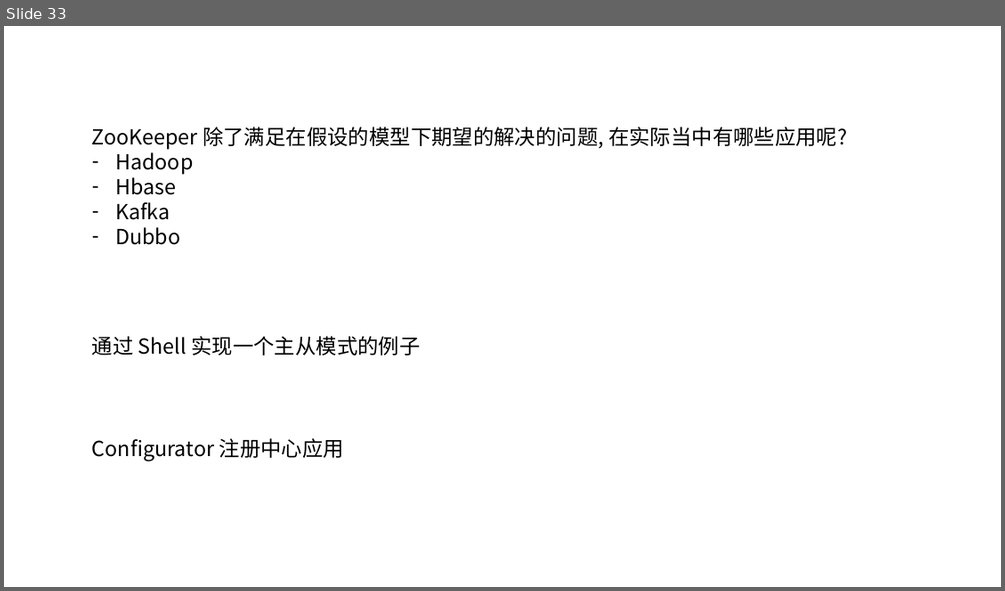
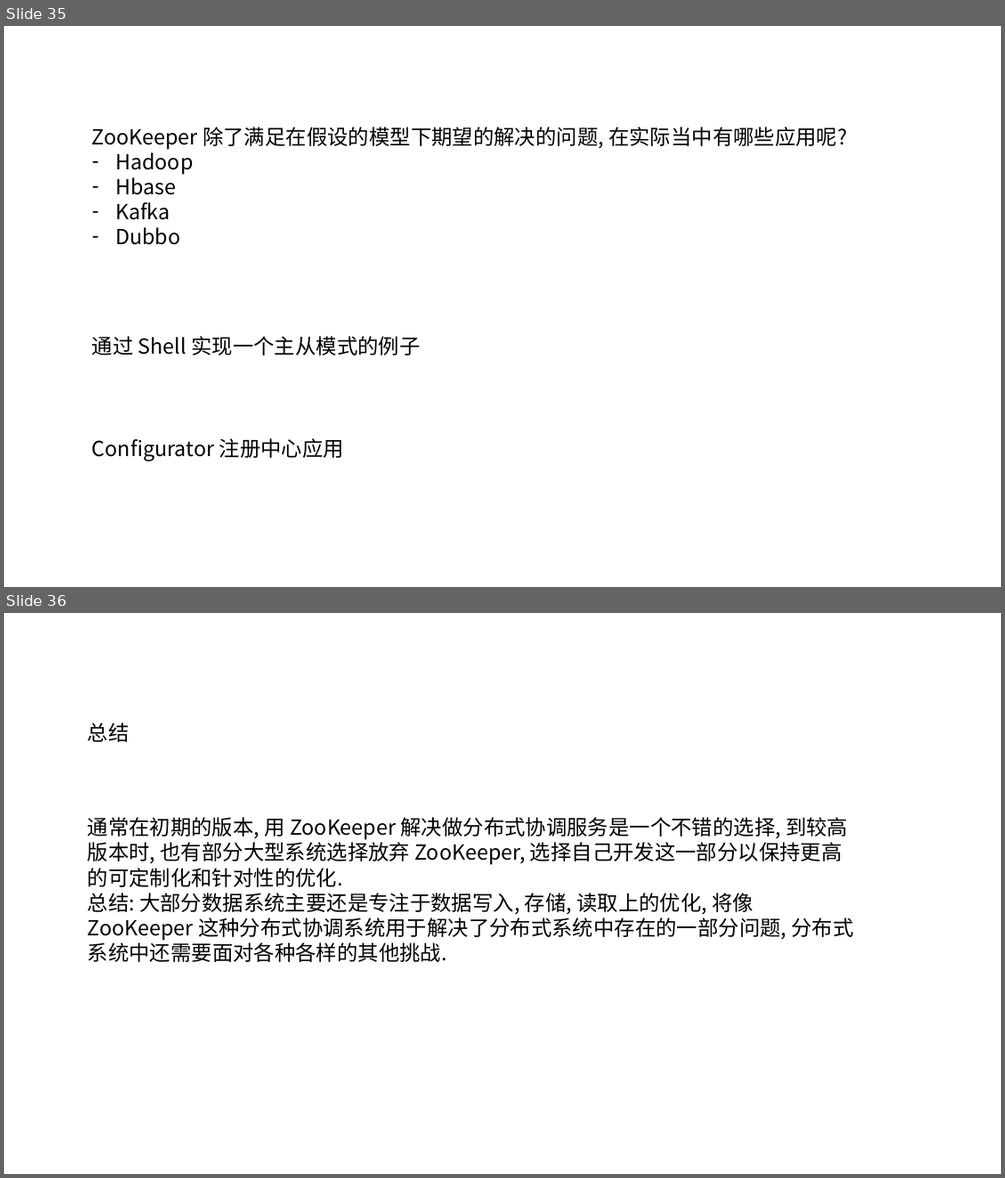
Before and after one commit to zozospider/note, a slide deck: data-system/ZooKeeper_share1_v5.pptx. Shown one above the other, each under a label of ours: slide 33 before the commit, slides 35 and 36 after it. The pictures are 1005x591 and 1005x1178 pixels, drawn with LibreOffice and Linux fonts; fonts in the diff are those of the drawing. Boxes give left, top, right and bottom in pixels: in the first picture for what was removed or moved away, otherwise in the second. Text is boxed around its words. In the diff, an @@ line names an element or a change of style, - is before the commit and + after.

```diff
--- a/data-system/ZooKeeper_share1_v5.pptx
+++ b/data-system/ZooKeeper_share1_v5.pptx
@@ slide 36 added at [4, 613, 1001, 1174], background #FFFFFF @@
@@ text added at [88, 722, 129, 742], 20 pt, text #000000 @@
+总结
@@ text added at [88, 817, 854, 962], 20 pt, text #000000 @@
+通常在初期的版本, 用 ZooKeeper 解决做分布式协调服务是一个不错的选择, 到较高版本时, 也有部分大型系统选择放弃 ZooKeeper, 选择自己开发这一部分以保持更高的可定制化和针对性的优化.
+总结: 大部分数据系统主要还是专注于数据写入, 存储, 读取上的优化, 将像 ZooKeeper 这种分布式协调系统用于解决了分布式系统中存在的一部分问题, 分布式系统中还需要面对各种各样的其他挑战.
@@ what was slide 33 is now slide 35 @@
```
Also in this commit, not shown: 4 slides changed, 3 other slides added.
